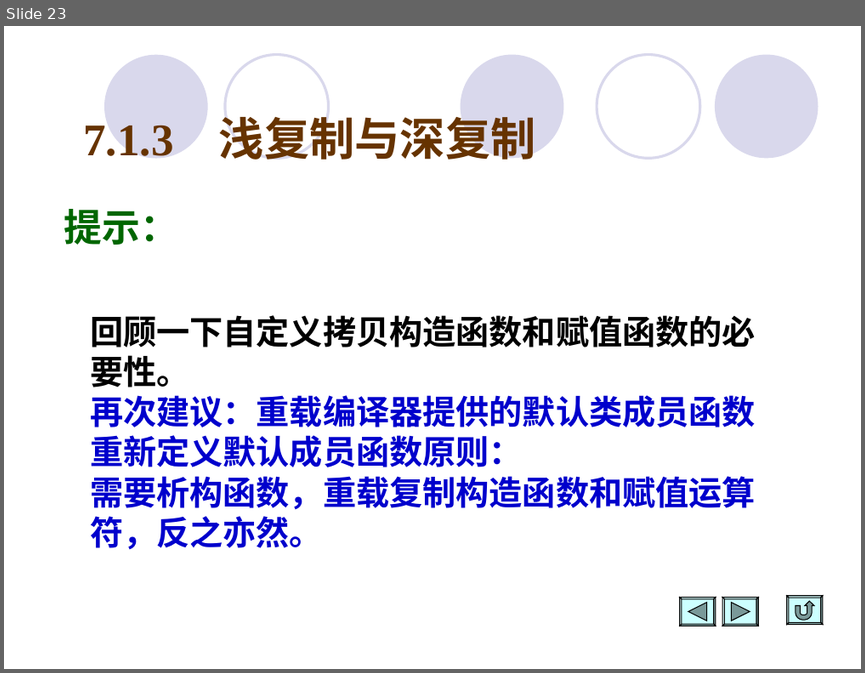
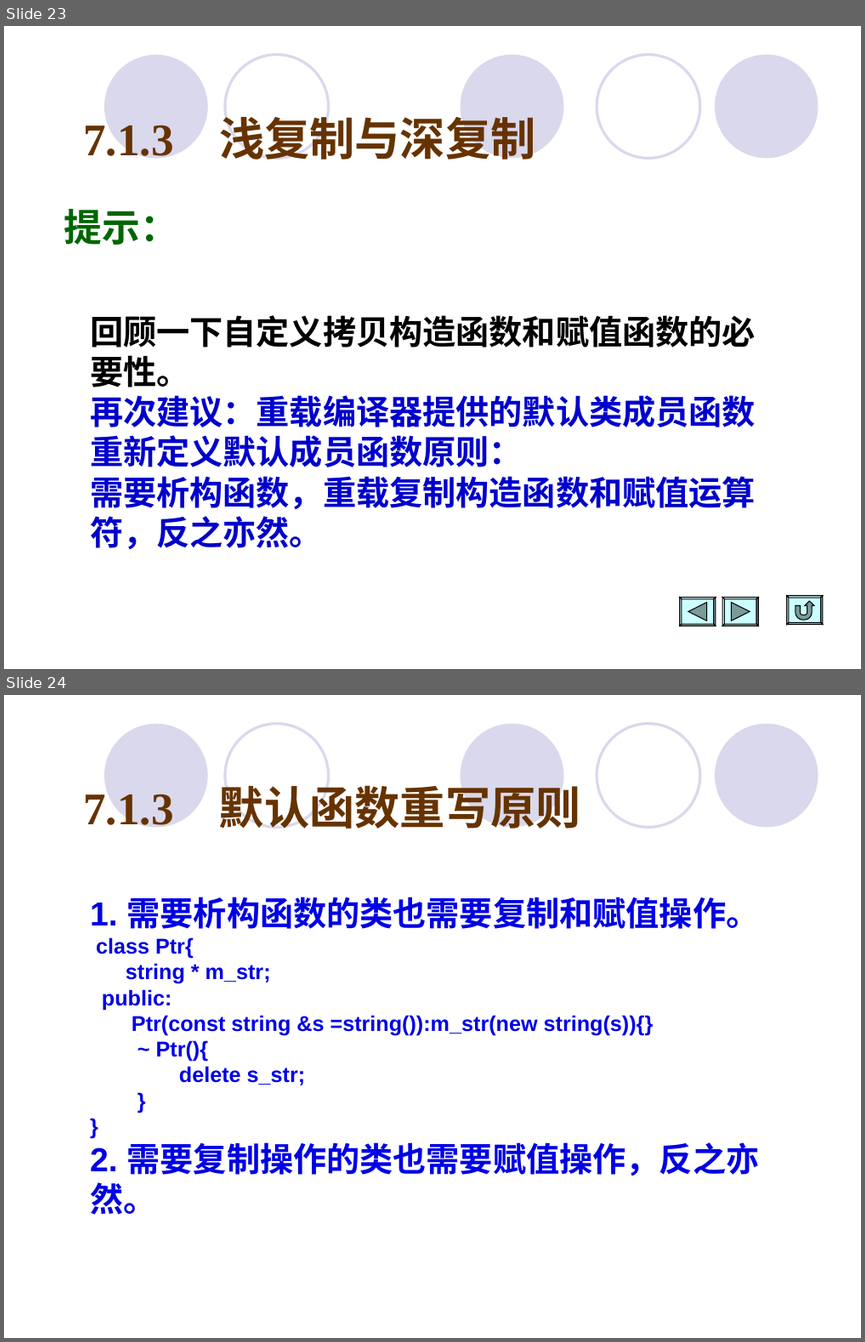
Before and after one commit to Changhe160/Changhe160.github.io, a slide deck: teachingRes/Cplusplus/unit07动态内存分配与数据结构.ppt. Shown one above the other, each under a label of ours: slide 23 before the commit, slides 23 and 24 after it. The pictures are 865x673 and 865x1342 pixels, drawn with LibreOffice and Linux fonts; fonts in the diff are those of the drawing. Boxes give left, top, right and bottom in pixels: in the first picture for what was removed or moved away, otherwise in the second. Text is boxed around its words. In the diff, an @@ line names an element or a change of style, - is before the commit and + after.

```diff
--- a/teachingRes/Cplusplus/unit07动态内存分配与数据结构.ppt
+++ b/teachingRes/Cplusplus/unit07动态内存分配与数据结构.ppt
@@ slide 24 added at bbox=[4, 695, 861, 1338], background #FFFFFF; not listed: 5 template elements that a slide beside it also shows @@
@@ text added at bbox=[83, 786, 581, 828], 38 pt, text #663300, bold @@
+7.1.3 默认函数重写原则
@@ text added at bbox=[90, 896, 760, 1175], 18 pt, text #0000E5, bold @@
+1. 需要析构函数的类也需要复制和赋值操作。
+class Ptr{
+string * m_str;
+public:
+Ptr(const string &s =string()):m_str(new string(s)){}
+~ Ptr(){
+delete s_str;
+}
+}
+2. 需要复制操作的类也需要赋值操作，反之亦然。
```
Also in this commit, not shown: 26 slides changed.
